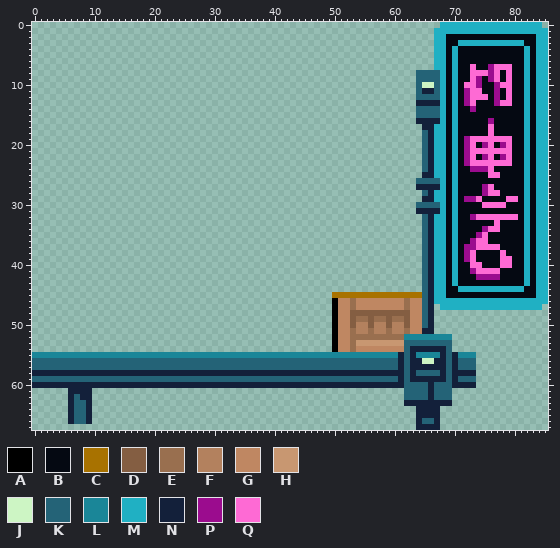
A sprite sheet gets an edit: images/platforms/city_long_clair.png. The picture above is the old version.
The file is 86x68 pixels.
Palette (. is transparent): A #000000  B #050912  C #a87200  D #845e42  E #996f4f  F #b3815e  G #bf8762  H #c89771  J #cdf5c4  K #246377  L #1a8698  M #20b0c3  N #13203a  P #9b0c8e  Q #fe6ad4
Pixels before (only the part around the change), first column x 63:
49 GGKN...................
50 GGKN...................
51 GGNN...................
52 LLLLLLL................
53 KKKKKKK................
54 NNNNNNK................
55 NLLLLNKNLLL............
56 NNJJNNKNKKK............
57 NNNNNNKNKKK............
58 NKKKKNKNNNN............
59 NNNNNNKNKKK............
60 KKKNKKKNNNN............
61 KKKNKKK................
62 KKKNKKK................
63 NNNNNNN................
64 .NNNN..................
After the commit:
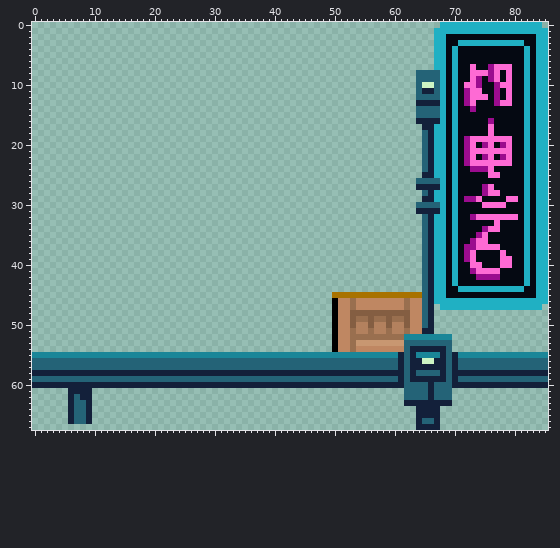
The edit:
Colour K now appears in rows 56 to 57 at x 74 to 85; in row 59 at x 74 to 85.
Colour L now appears in row 55 at x 74 to 85.
Colour N now appears in row 58 at x 74 to 85; in row 60 at x 74 to 85.
Changed places in both pictures, as pixel boxes (x1, y1, x2, y2):
added: (476, 352, 548, 388)
